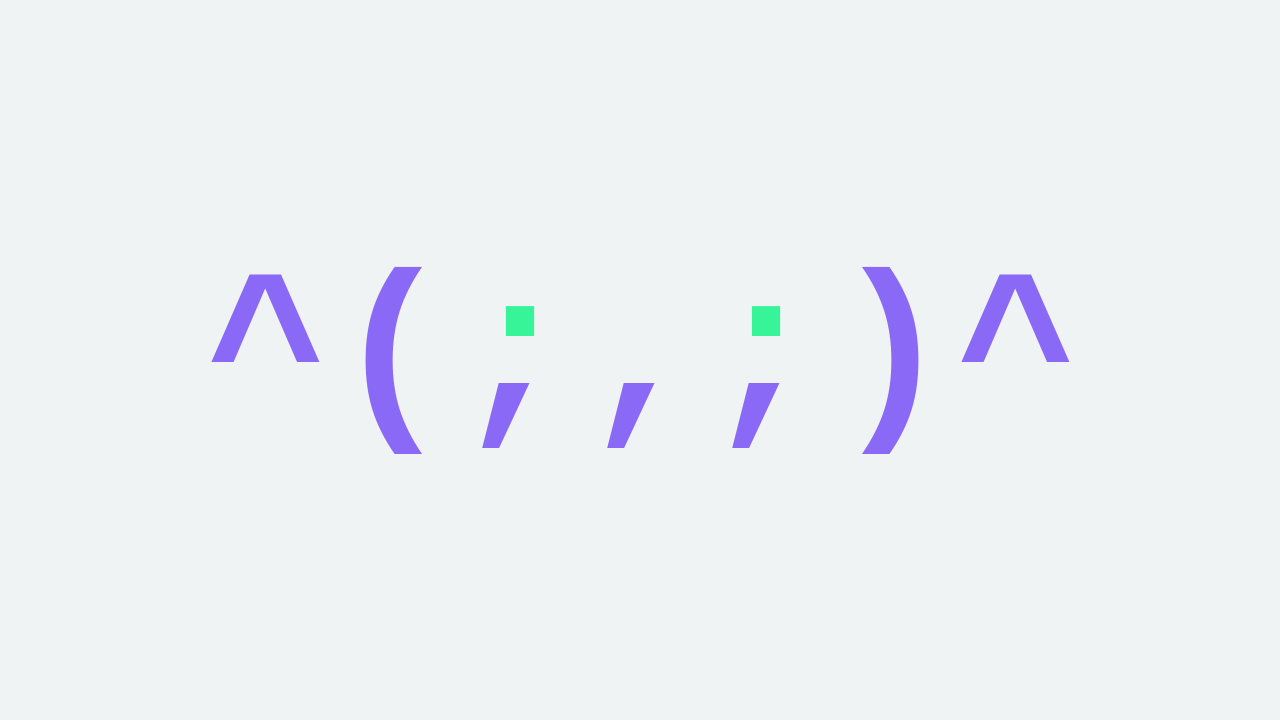
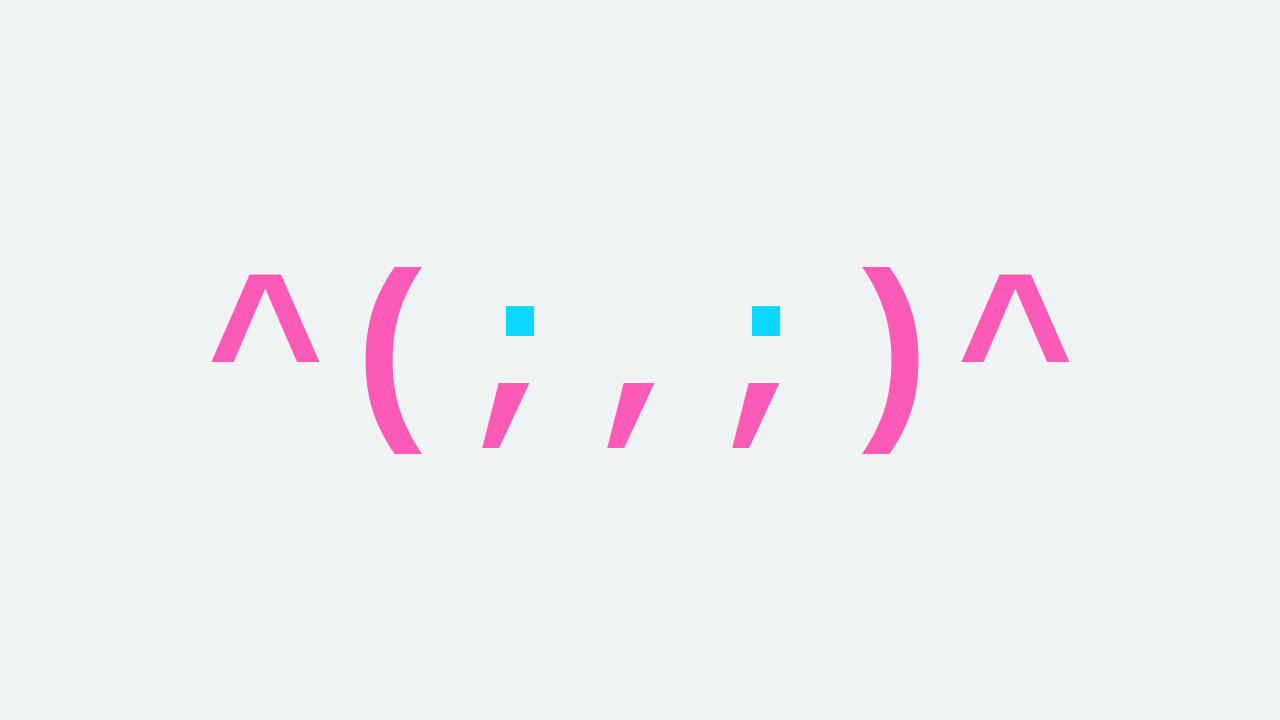
Layered file, before and after one edit (1280×720). Changes by layer:
painted on "Body" over [211, 266, 1070, 454]
painted on "Eyes" over [505, 306, 781, 336]